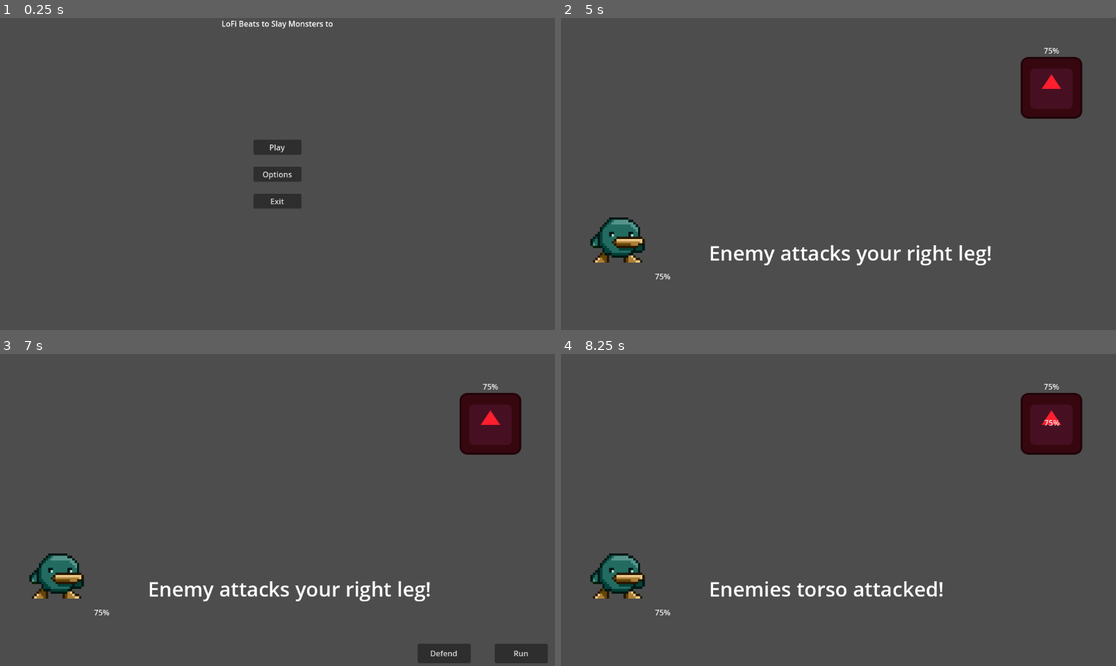
Above: before the commit, frames 1-4 (two rows, left to right).
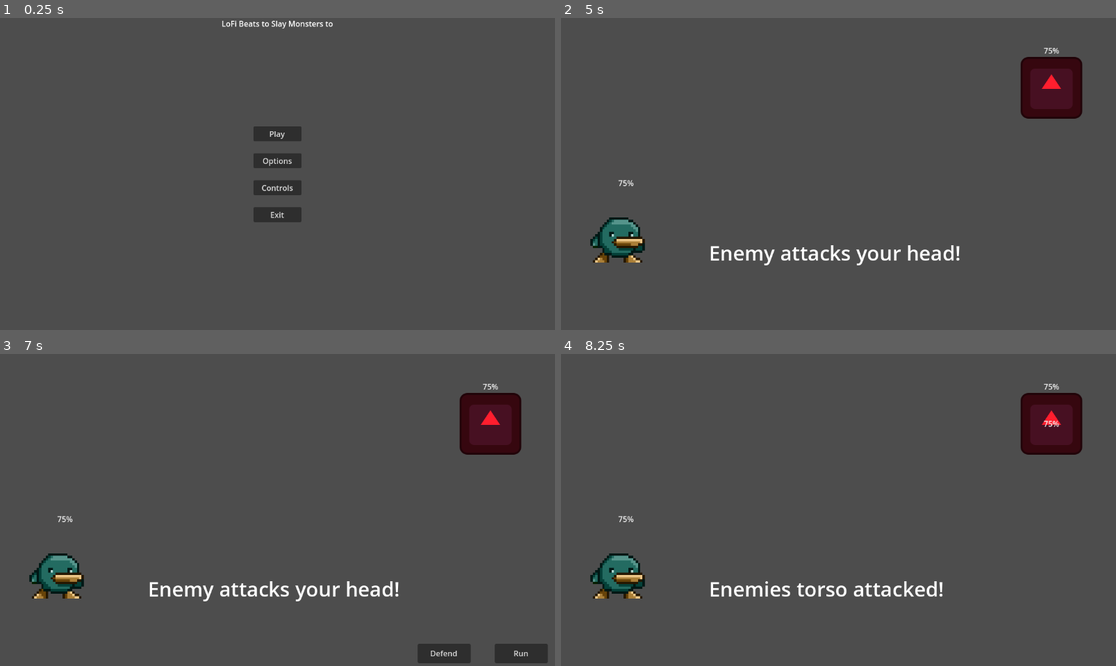
Above: after the commit, the same moments.

Repository: wildkind-gg/godot-wild-jam_68
Game: Godot game, scene res://Scenes/main_menu.tscn
Two runs of this game, one before a commit and one after it. Both use one fixed random seed, a clock stepped at 60 frames per second and the inputs below. The engine's default icon, where the game draws it, is replaced by a stand-in: a white triangle on a blue panel in a dark square.
Inputs (mouse positions are in pixels of both pictures, inside the frame that each line leads up to):
- Up to frame 1 (0.25 s): no input
- Up to frame 2 (5 s): click (838, 186) at 0.5 s, where only the run after the commit has a clickable "Controls"; click "Play" at 1.25 s; click "Run" at 2 s; click "Play" at 2.75 s; click (1049, 64) at 3.5 s; tap Enter at 4.25 s
- Up to frame 3 (7 s): tap Space at 5.75 s; tap Enter at 6.5 s
- Up to frame 4 (8.25 s): click (1049, 422) at 7.25 s; tap Space at 8 s

The runs differ from the first frame. In frame 1, 2.2% of the frame differs, in the area x 45-55%, y 34-66%; in frame 2, 0.5%; in frame 3, 0.5%; in frame 4, 0.1%.

Commit message:
main menu controls button, clamp player health in player script

Diff:
--- a/Scenes/battle.tscn
+++ b/Scenes/battle.tscn
@@ -202,9 +202,9 @@
 
 [node name="Enemy_Torso" type="ProgressBar" parent="UI/Battle_UI/Gauges/Enemy_Limbs"]
 visible = false
-offset_left = 994.0
-offset_top = 129.0
-offset_right = 1044.0
+offset_left = 1018.0
+offset_top = 133.0
+offset_right = 1019.0
 offset_bottom = 156.0
 theme_override_styles/background = SubResource("StyleBoxFlat_ajrwm")
 theme_override_styles/fill = SubResource("StyleBoxFlat_ca5t3")
--- a/Scenes/enemy.tscn
+++ b/Scenes/enemy.tscn
@@ -5,6 +5,7 @@
 
 [node name="Enemy" type="Node2D"]
 script = ExtResource("1_vxg0j")
+speed = 3.0
 
 [node name="Sprite2D" type="Sprite2D" parent="."]
 modulate = Color(1, 0.117647, 0.180392, 1)
--- a/Scenes/main_menu.tscn
+++ b/Scenes/main_menu.tscn
@@ -1,6 +1,8 @@
-[gd_scene load_steps=2 format=3 uid="uid://babhddpsfb770"]
+[gd_scene load_steps=3 format=3 uid="uid://babhddpsfb770"]
 
 [ext_resource type="Script" path="res://Scripts/main_menu.gd" id="1_dk1lg"]
+
+[sub_resource type="StyleBoxFlat" id="StyleBoxFlat_cdsfi"]
 
 [node name="MainMenu" type="Node2D"]
 script = ExtResource("1_dk1lg")
@@ -47,11 +49,42 @@
 text = "Options
 "
 
+[node name="Controls" type="Button" parent="Container/VBoxContainer"]
+layout_mode = 2
+text = "Controls"
+
 [node name="Exit" type="Button" parent="Container/VBoxContainer"]
 custom_minimum_size = Vector2(100, 0)
 layout_mode = 2
 text = "Exit"
 
+[node name="ControlsText" type="Label" parent="Container"]
+visible = false
+layout_mode = 1
+anchors_preset = 15
+anchor_right = 1.0
+anchor_bottom = 1.0
+grow_horizontal = 2
+grow_vertical = 2
+theme_override_styles/normal = SubResource("StyleBoxFlat_cdsfi")
+text = "ESC to return to main menu
+Left mouse button to choose action or limb
+Arrow keys to hit notes"
+horizontal_alignment = 1
+vertical_alignment = 1
+
+[node name="Button" type="Button" parent="Container/ControlsText"]
+layout_mode = 0
+offset_left = 562.0
+offset_top = 414.0
+offset_right = 599.0
+offset_bottom = 445.0
+text = "Exit"
+
+[node name="MainMenuMusic" type="AudioStreamPlayer" parent="."]
+
 [connection signal="pressed" from="Container/VBoxContainer/Play" to="." method="_on_play_pressed"]
 [connection signal="pressed" from="Container/VBoxContainer/Options" to="." method="_on_options_pressed"]
+[connection signal="pressed" from="Container/VBoxContainer/Controls" to="." method="_on_controls_pressed"]
 [connection signal="pressed" from="Container/VBoxContainer/Exit" to="." method="_on_exit_pressed"]
+[connection signal="pressed" from="Container/ControlsText/Button" to="." method="_on_button_pressed"]
--- a/Scripts/Global.gd
+++ b/Scripts/Global.gd
@@ -12,6 +12,7 @@
 var enemyLleg:float = 100.0
 var enemyRleg:float = 100.0
 var enemyTorso:float = 100.0
+
 var setScore = 0
 var turnCounter = 0
 var enemyAction = ""
--- a/Scripts/battle.gd
+++ b/Scripts/battle.gd
@@ -12,6 +12,7 @@
 
 
 func _process(_delta):
+	print(Global.playerHead)
 	# leave game press esc
 	if Input.is_action_just_pressed("ui_cancel"):
 		get_tree().quit()
--- a/Scripts/enemy.gd
+++ b/Scripts/enemy.gd
@@ -45,13 +45,13 @@
 	print(rarmCalc)
 	var llegCalc:float = (limbsHealth + (1-playerLlegHealth) + healsRemaining + speedCheck)/9
 	print(llegCalc)
-	var rlegCalc:float = (limbsHealth + (1-playerRlegHealth) + healsRemaining + speedCheck + 100)/9
+	var rlegCalc:float = (limbsHealth + (1-playerRlegHealth) + healsRemaining + speedCheck)/9
 	print(rlegCalc)
 	# calculate avg for each defensive action
-	var healCalc:float = (limbsHealth + playerLimbHealthAvg + healsRemaining + speedCheck)/9
+	var healCalc:float = (limbsHealth + playerLimbHealthAvg + healsRemaining + speedCheck)/15
 	# add in 1 if a limb is below 30%?
 	print(healCalc)
-	var defendCalc:float = (limbsHealth + playerLimbHealthAvg + healsRemaining + speedCheck)/9
+	var defendCalc:float = (limbsHealth + playerLimbHealthAvg + healsRemaining + speedCheck)/15
 	# add 1 if a limb is below 20%?
 	# add 1 if no more heals?
 	print(defendCalc)
--- a/Scripts/main_menu.gd
+++ b/Scripts/main_menu.gd
@@ -13,3 +13,11 @@
 
 func _on_options_pressed():
 	pass # Replace with function body.
+
+
+func _on_controls_pressed():
+	$Container/ControlsText.show()
+
+
+func _on_button_pressed():
+	$Container/ControlsText.hide()
--- a/Scripts/player.gd
+++ b/Scripts/player.gd
@@ -1,32 +1,9 @@
 extends Node2D
 
 func _process(_delta):
-	if Global.playerHead <= 0:
-		Global.playerHead = 0
-	if Global.playerHead >= 100:
-		Global.playerHead = 100
-
-	if Global.playerRarm <= 0:
-		Global.playerRarm = 0
-	if Global.playerRarm >= 100:
-		Global.playerRarm = 100
-
-	if Global.playerLarm <= 0:
-		Global.playerLarm = 0
-	if Global.playerLarm >= 100:
-		Global.playerLarm = 100
-
-	if Global.playerLleg <= 0:
-		Global.playerLleg = 0
-	if Global.playerLleg >= 100:
-		Global.playerLleg = 100
-
-	if Global.playerRleg <= 0:
-		Global.playerRleg = 0
-	if Global.playerRleg >= 100:
-		Global.playerRleg = 100
-
-	if Global.playerTorso <= 0:
-		Global.playerTorso = 0
-	if Global.playerTorso >= 100:
-		Global.playerTorso = 100
+	Global.playerHead = clamp(Global.playerHead,0,100)
+	Global.playerRarm = clamp(Global.playerRarm,0,100)
+	Global.playerLarm = clamp(Global.playerLarm,0,100)
+	Global.playerLleg = clamp(Global.playerLleg,0,100)
+	Global.playerRleg = clamp(Global.playerRleg,0,100)
+	Global.playerTorso = clamp(Global.playerTorso,0,100)
